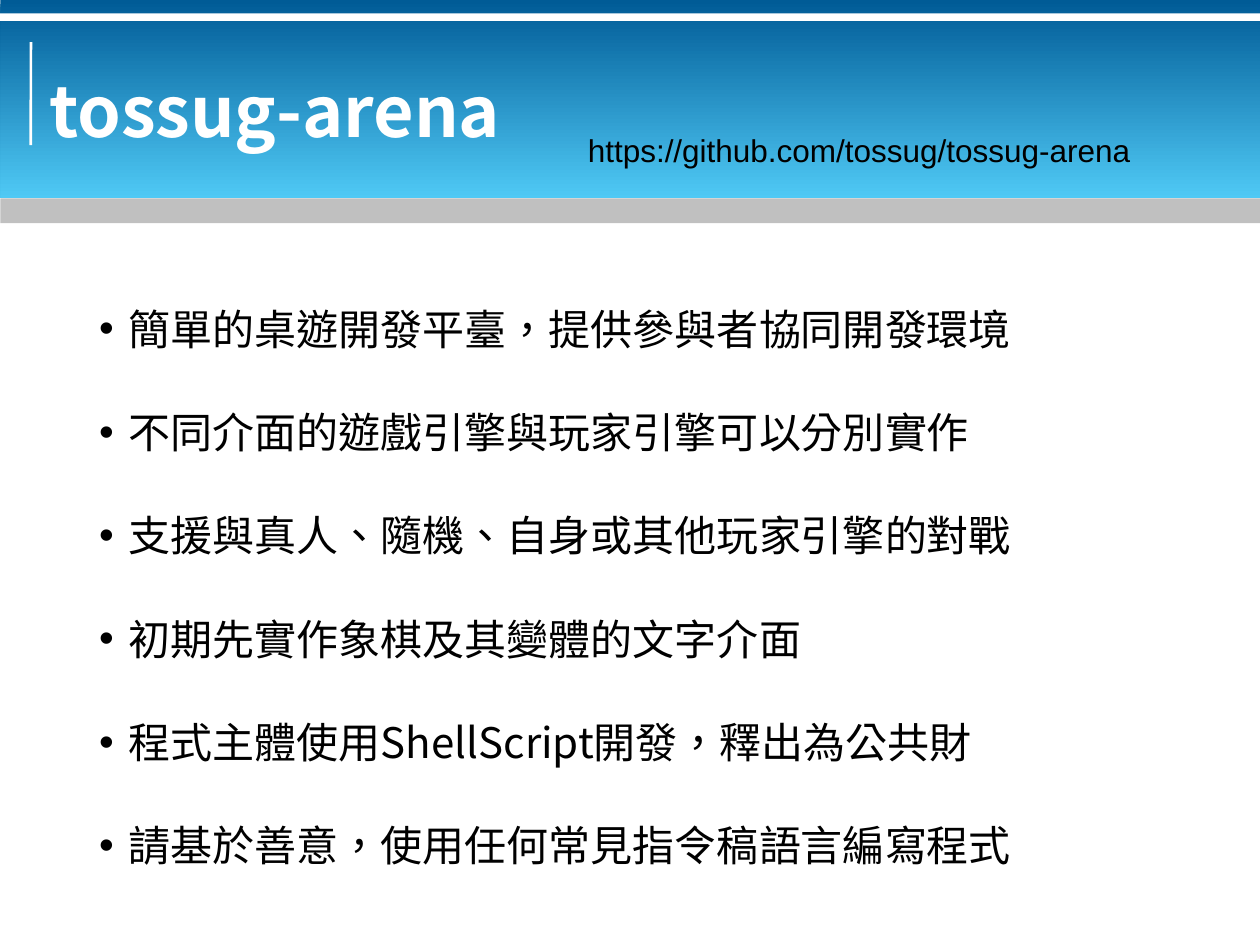
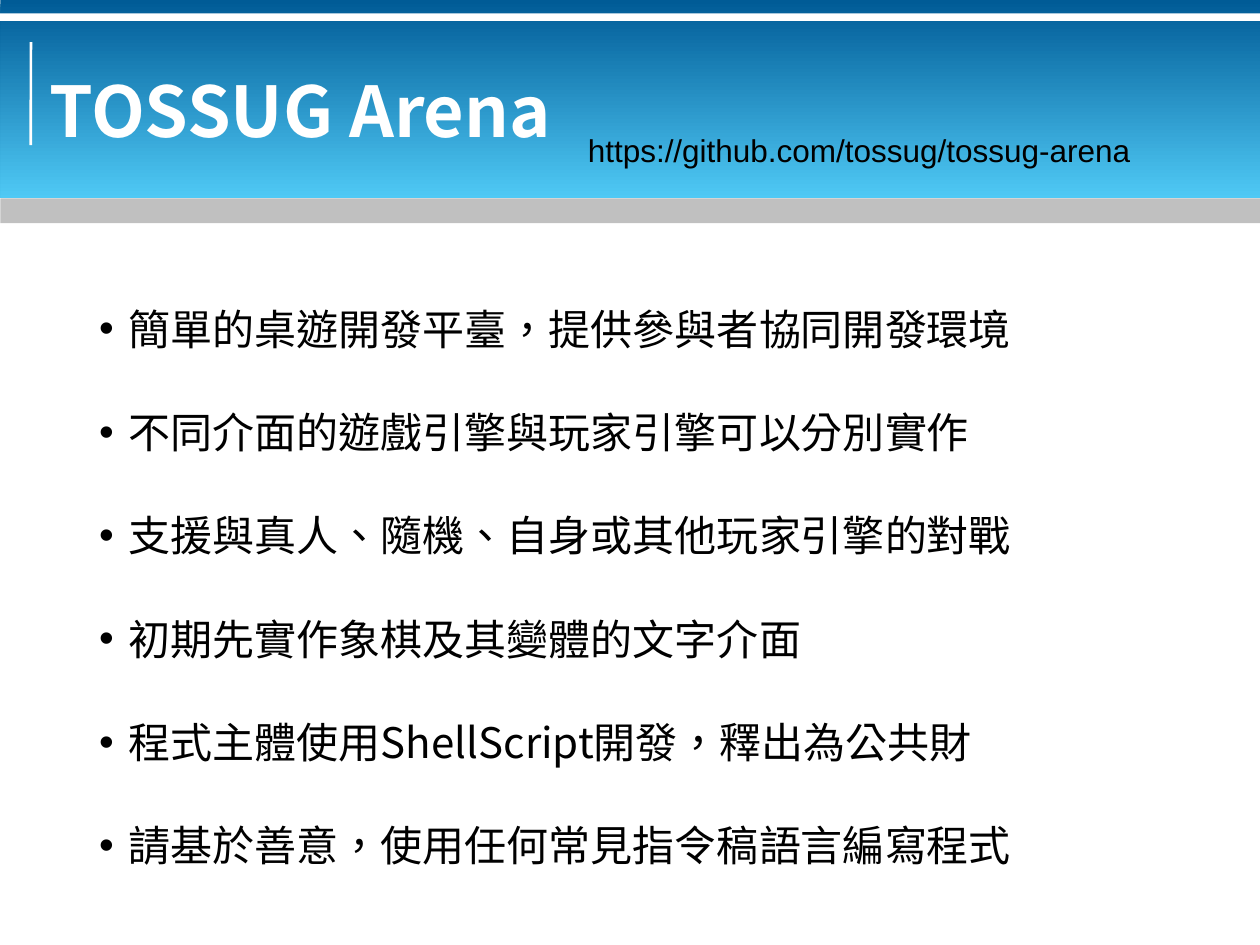
Before and after one commit to bluebat/.presentations, a slide deck: slide 2 of gamelets-arena-for-ai-players.odp. Drawn at 1260x945 pixels with LibreOffice and Linux fonts; fonts in the diff are those of the drawing; background and template pictures are left out. Boxes give left, top, right and bottom in pixels: in the first picture for what was removed or moved away, otherwise in the second. Text is boxed around its words. In the diff, an @@ line names an element or a change of style, - is before the commit and + after.

Commit message:
update tossug-arena

```diff
--- a/gamelets-arena-for-ai-players.odp
+++ b/gamelets-arena-for-ai-players.odp
@@ title at (x1=50, y1=84, x2=550, y2=138): text changed @@
-tossug-arena
+TOSSUG Arena
```
Also in this commit, not shown: 2 other slides changed.
